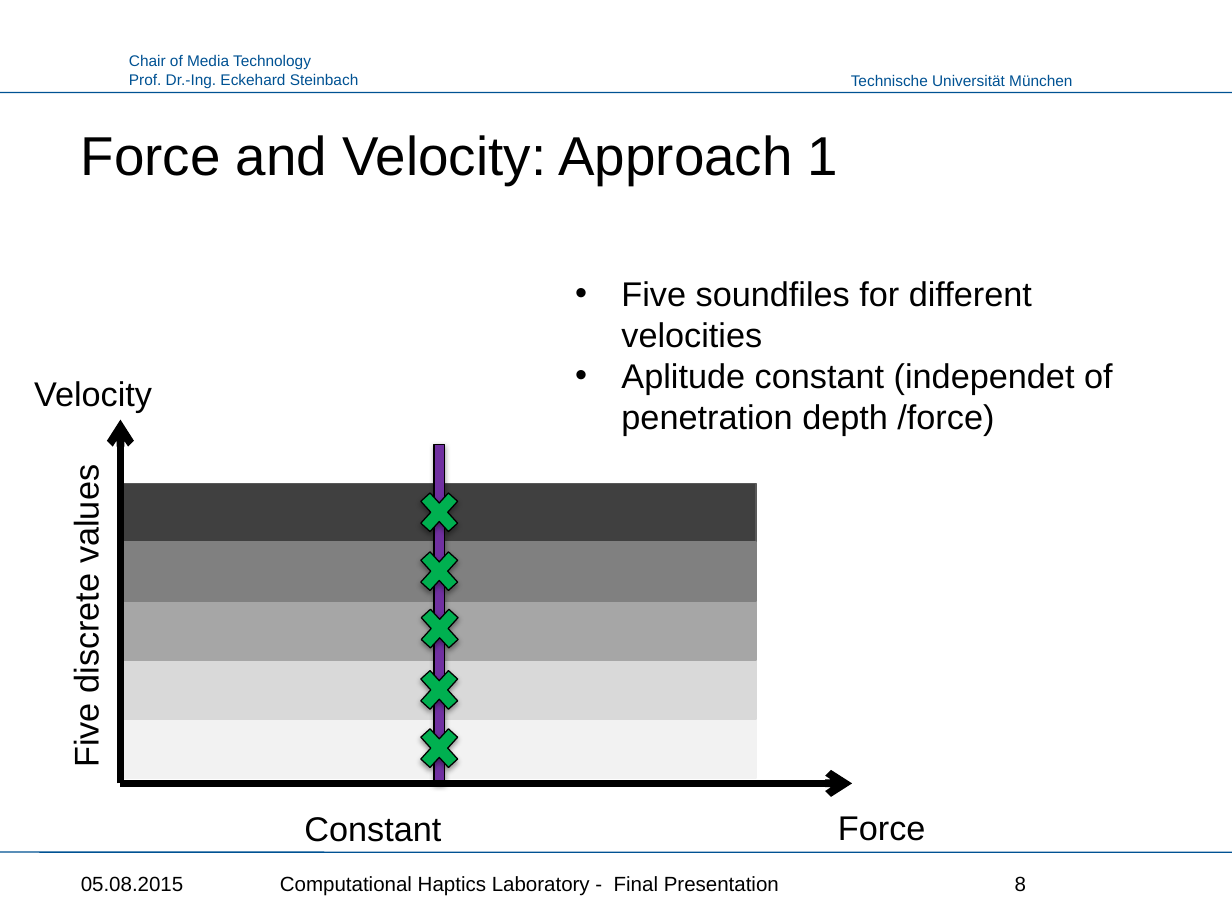
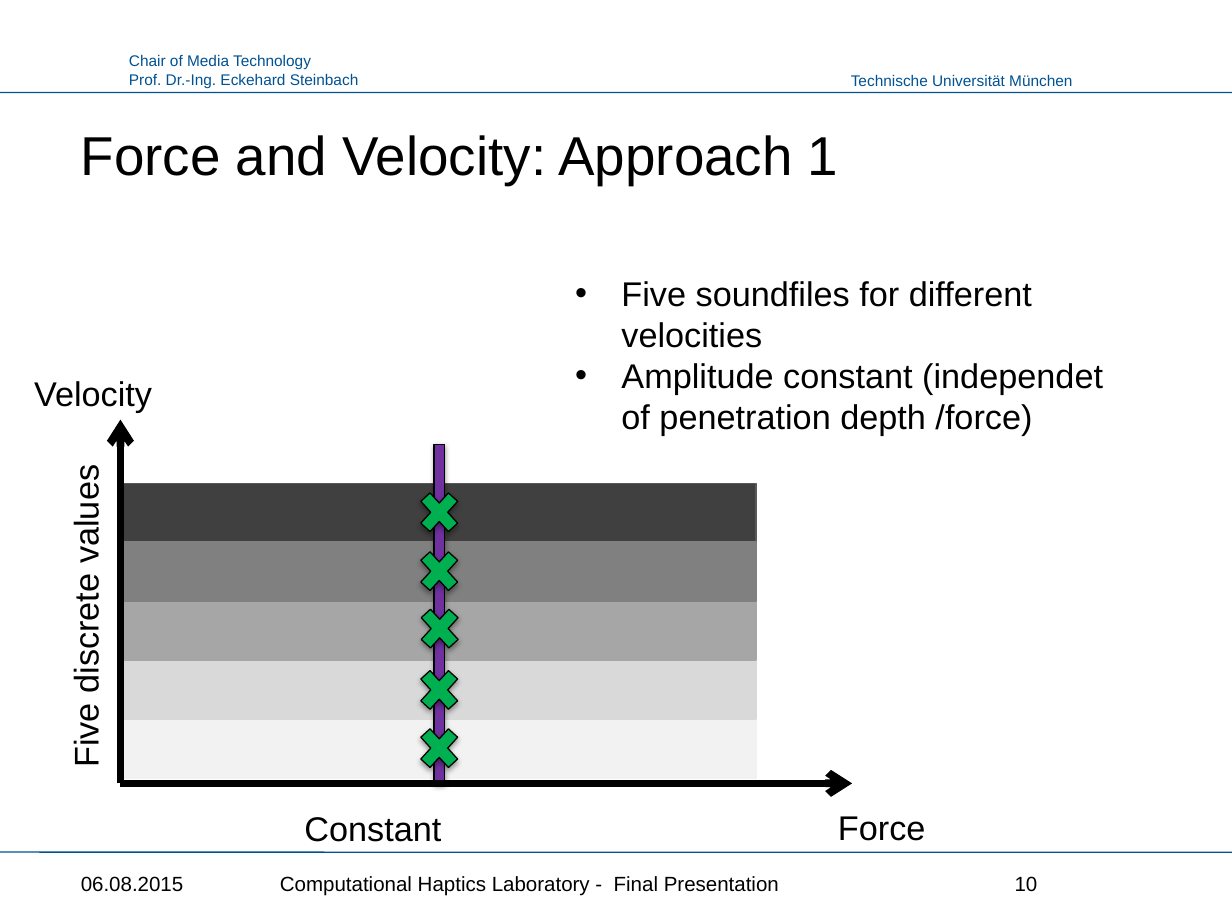
Before and after one commit to Punkbuster0401/HapticsLab, a slide deck: slide 10 of Haptics_Presentation.pptx (slide 8 before the commit). Drawn at 1232x924 pixels with LibreOffice and Linux fonts; fonts in the diff are those of the drawing; background and template pictures are left out. Boxes give left, top, right and bottom in pixels: in the first picture for what was removed or moved away, otherwise in the second. Text is boxed around its words. In the diff, an @@ line names an element or a change of style, - is before the commit and + after.

```diff
--- a/Haptics_Presentation.pptx
+++ b/Haptics_Presentation.pptx
@@ text at bbox=[621, 363, 1103, 435]: text changed @@
-• Aplitude constant (independet of penetration depth /force)
+• Amplitude constant (independet of penetration depth /force)
@@ text at bbox=[81, 876, 184, 892]: text changed @@
-05.08.2015
+06.08.2015
@@ page number at bbox=[1015, 876, 1038, 892]: text changed @@
-8
+10
```
Also in this commit, not shown: 17 other slides changed, 2 slides added, 1 other file.
